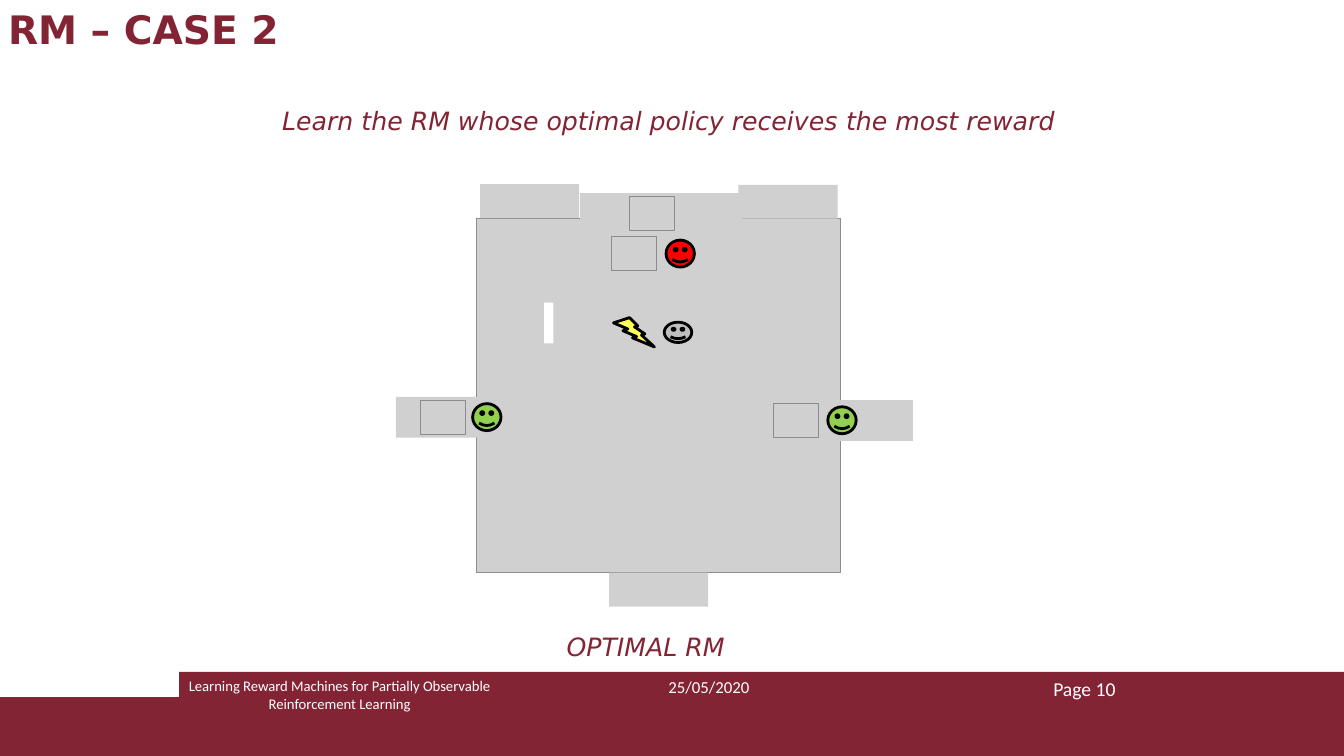
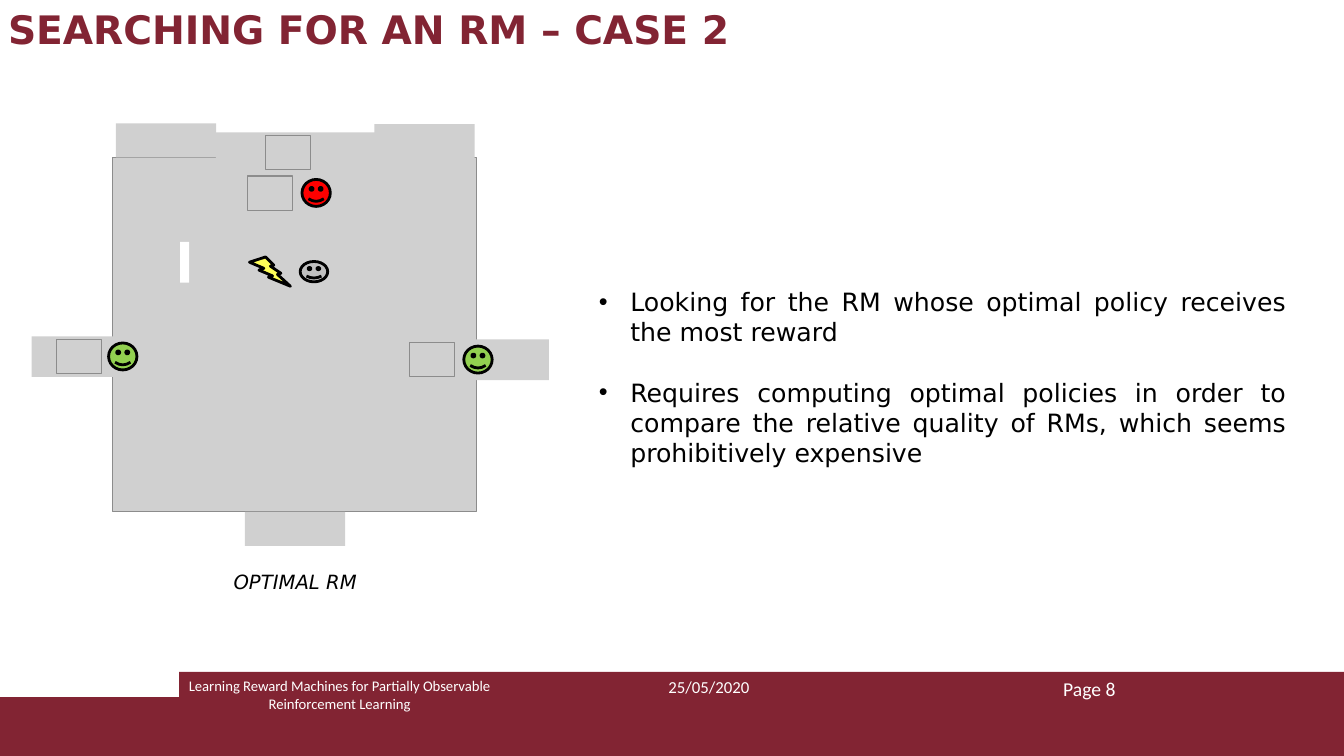
Before and after one commit to Marvet94/reasoning_agents_project_2020, a slide deck: slide 11 of ra_presentazione.pptx (slide 10 before the commit). Drawn at 1344x756 pixels with LibreOffice and Linux fonts; fonts in the diff are those of the drawing; grey boxes stand for pictures. Boxes give left, top, right and bottom in pixels: in the first picture for what was removed or moved away, otherwise in the second. Text is boxed around its words. In the diff, an @@ line names an element or a change of style, - is before the commit and + after.

```diff
--- a/ra_presentazione.pptx
+++ b/ra_presentazione.pptx
@@ text at <box>8,15,729,45</box>: text changed @@
-RM – CASE 2
+SEARCHING FOR AN RM – CASE 2
@@ text removed at <box>282,111,1054,136</box> @@
-Learn the RM whose optimal policy receives the most reward
@@ picture added at <box>116,123,217,157</box> @@
@@ picture added at <box>216,132,378,172</box> @@
@@ picture added at <box>374,124,475,158</box> @@
@@ picture added at <box>225,172,387,213</box> @@
@@ picture removed at <box>480,185,579,219</box> @@
@@ picture removed at <box>580,194,742,234</box> @@
@@ picture removed at <box>739,185,838,219</box> @@
@@ picture removed at <box>590,234,752,274</box> @@
@@ picture added at <box>225,249,355,289</box> @@
@@ 5 pictures, 2 smiley faces, 1 lightning bolt, 1 rectangle: place and size @@
-5 pictures, 2 smiley faces, 1 lightning bolt, 1 rectangle at <box>420,197,841,573</box>
+5 pictures, 2 smiley faces, 1 lightning bolt, 1 rectangle at <box>56,136,477,512</box>
@@ text added at <box>630,292,1286,468</box>, 18 pt, text #000000 @@
+• Looking for the RM whose optimal policy receives the most reward
+• Requires computing optimal policies in order to compare the relative quality of RMs, which seems prohibitively expensive
@@ picture removed at <box>590,310,720,350</box> @@
@@ picture added at <box>32,337,195,377</box> @@
@@ smiley face: place and size @@
-smiley face at <box>828,407,856,435</box>
+smiley face at <box>109,343,137,370</box>
@@ picture added at <box>387,340,549,380</box> @@
@@ smiley face: place and size @@
-smiley face at <box>473,403,501,431</box>
+smiley face at <box>464,346,492,373</box>
@@ picture removed at <box>396,397,559,438</box> @@
@@ picture removed at <box>751,400,913,441</box> @@
@@ picture added at <box>245,512,346,546</box> @@
@@ text "OPTIMAL RM": place and size @@
-text "OPTIMAL RM" at <box>567,637,724,657</box>
+text "OPTIMAL RM" at <box>234,574,357,590</box>
@@ text "OPTIMAL RM" at <box>234,574,357,590</box>: size 18 to 14 pt, text colour #822433 to #000000 @@
@@ picture removed at <box>609,573,708,607</box> @@
@@ text at <box>1063,682,1116,700</box>: text changed @@
-Page 10
+Page 8
```
Also in this commit, not shown: 6 other slides changed, 2 slides added, 1 slide removed.
